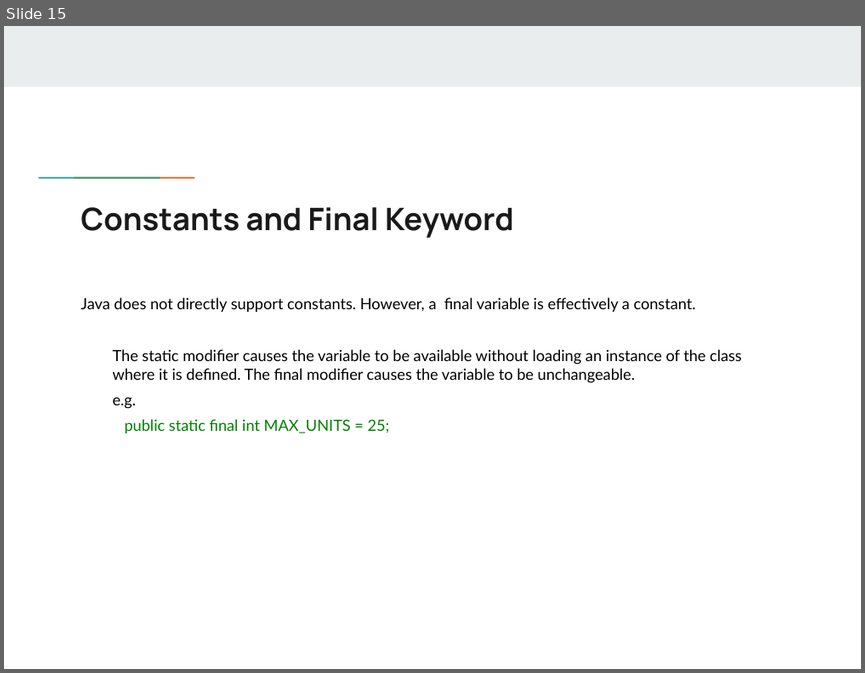
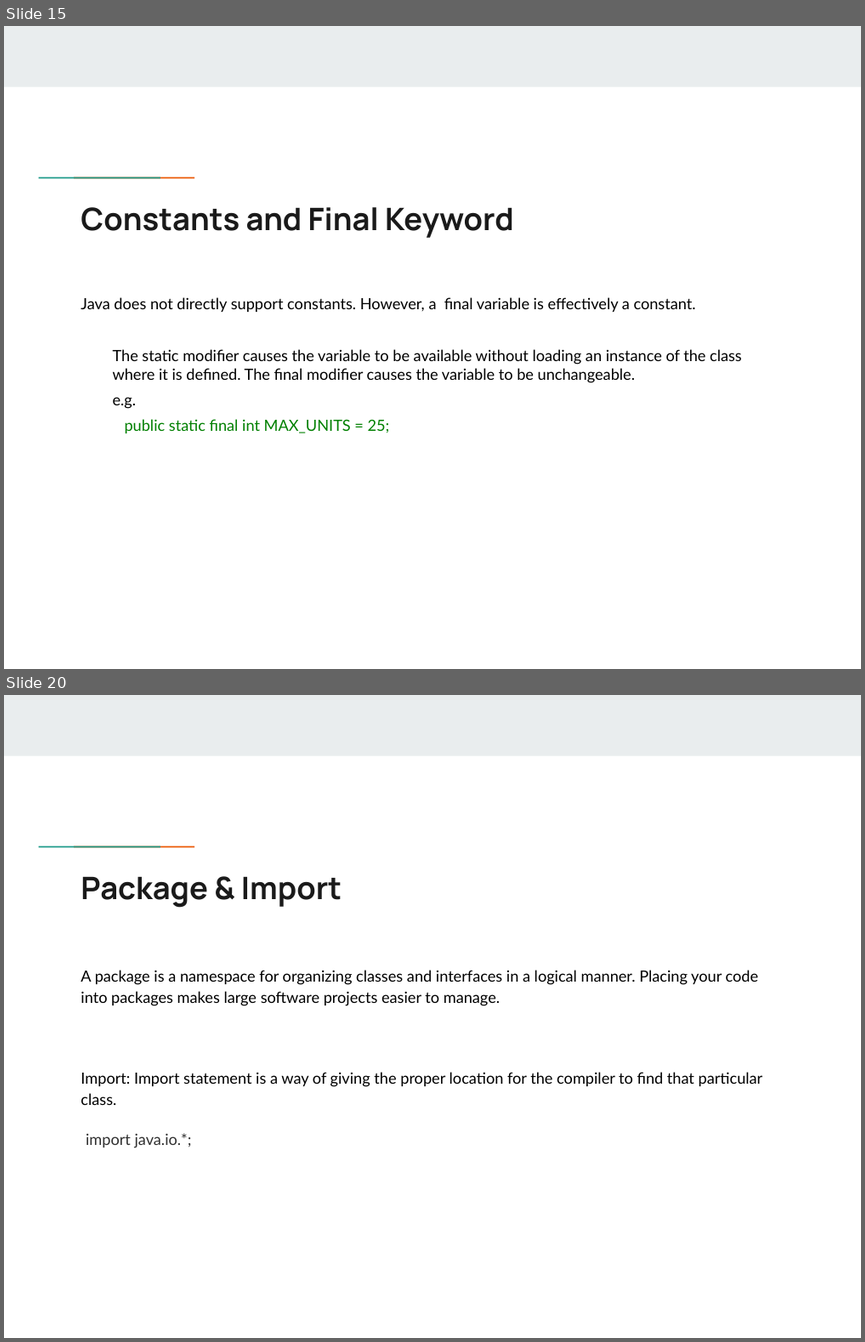
Before and after one commit to flyworker/java-workshop, a slide deck: JavaSE.pptx. Shown one above the other, each under a label of ours: slide 15 before the commit, slides 15 and 20 after it; the slides between them are not shown. The pictures are 865x673 and 865x1342 pixels, drawn with LibreOffice and Linux fonts; fonts in the diff are those of the drawing; background and template pictures are left out. Boxes give left, top, right and bottom in pixels: in the first picture for what was removed or moved away, otherwise in the second. Text is boxed around its words. In the diff, an @@ line names an element or a change of style, - is before the commit and + after.

```diff
--- a/JavaSE.pptx
+++ b/JavaSE.pptx
@@ slide 20 added at (x1=4, y1=695, x2=861, y2=1338), background #FFFFFF; not listed: 3 template elements that a slide beside it also shows @@
@@ title added at (x1=80, y1=876, x2=341, y2=907), 26 pt, text #1A1A1A, bold @@
+Package & Import
@@ text added at (x1=80, y1=970, x2=763, y2=1148), 13 pt, text #000000 @@
+A package is a namespace for organizing classes and interfaces in a logical manner. Placing your code into packages makes large software projects easier to manage.
+Import: Import statement is a way of giving the proper location for the compiler to find that particular class.
+import java.io.*;
```
Also in this commit, not shown: 9 other slides added.
